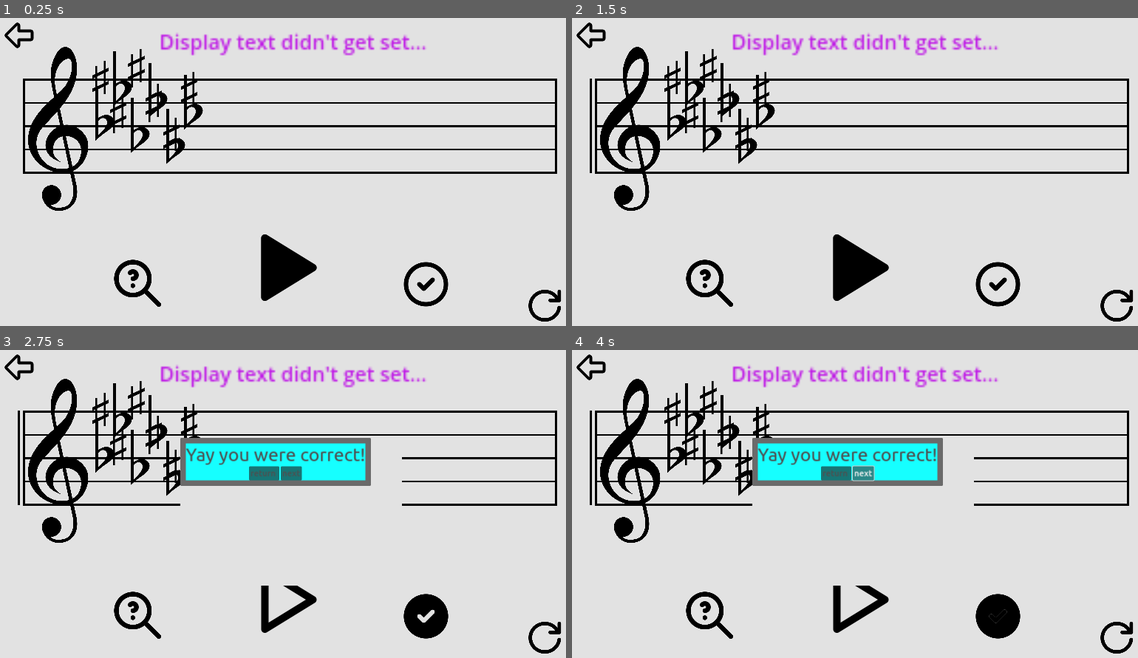
Above: before the commit, frames 1-4 (two rows, left to right).
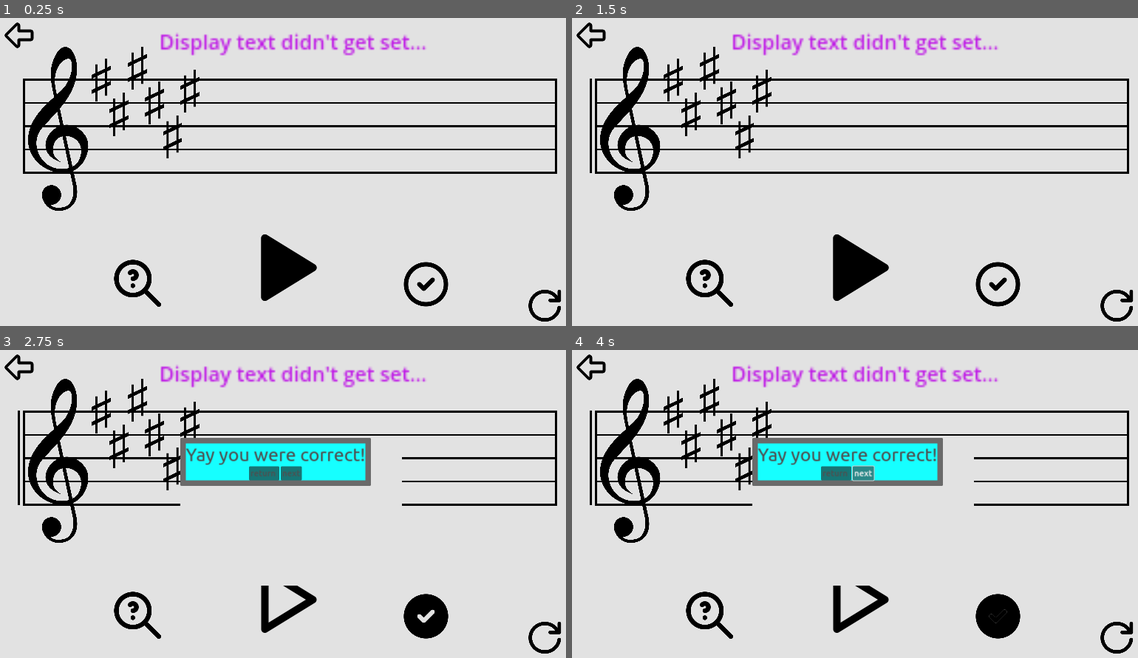
Above: after the commit, the same moments.

Repository: Sniggiho/COMP225-Reluna
Game: Godot game, scene res://Scenes/firstScene.tscn
Two runs of this game, one before a commit and one after it. Both use one fixed random seed, a clock stepped at 60 frames per second and the inputs below.
Inputs (mouse positions are in pixels of both pictures, inside the frame that each line leads up to):
- Up to frame 1 (0.25 s): no input
- Up to frame 2 (1.5 s): click (855, 267) at 0.5 s; click (855, 267) at 1.25 s
- Up to frame 3 (2.75 s): click (424, 614) at 2 s
- Up to frame 4 (4 s): click "next" at 2.75 s; click "next" at 3.5 s

The runs differ from the first frame. In frame 1, 1.3% of the frame differs, in the area x 16-36%, y 9-48%; in frame 2, 1.3%; in frame 3, 1.2%; in frame 4, 1.2%.
Error in both runs: Invalid assignment of index '0' (on base: 'Array') with value of type 'bool'. (res://Scenes/LevelManager/LevelManager.gd:79)

Commit message:
more accidental work

Diff:
--- a/Project/Scenes/MusicStaff/MusicStaff.tscn
+++ b/Project/Scenes/MusicStaff/MusicStaff.tscn
@@ -36,61 +36,67 @@
 path = NodePath("../Path2D")
 
 [node name="sharp1" type="Sprite2D" parent="."]
-position = Vector2(207, 1)
-scale = Vector2(0.35, 0.35)
+position = Vector2(209, 1)
+scale = Vector2(0.4, 0.4)
 texture = ExtResource("4_bp0ky")
 
 [node name="sharp2" type="Sprite2D" parent="."]
-position = Vector2(255, 94)
-scale = Vector2(0.35, 0.35)
+position = Vector2(257, 94)
+scale = Vector2(0.4, 0.4)
 texture = ExtResource("4_bp0ky")
 
 [node name="sharp3" type="Sprite2D" parent="."]
-position = Vector2(399, 155)
-scale = Vector2(0.35, 0.35)
+position = Vector2(307, -31)
+scale = Vector2(0.4, 0.4)
 texture = ExtResource("4_bp0ky")
 
 [node name="sharp4" type="Sprite2D" parent="."]
-position = Vector2(351, 63)
-scale = Vector2(0.35, 0.35)
+position = Vector2(353, 63)
+scale = Vector2(0.4, 0.4)
 texture = ExtResource("4_bp0ky")
 
 [node name="sharp5" type="Sprite2D" parent="."]
-position = Vector2(304, -31)
-scale = Vector2(0.35, 0.35)
+position = Vector2(402, 155)
+scale = Vector2(0.4, 0.4)
 texture = ExtResource("4_bp0ky")
 
 [node name="sharp6" type="Sprite2D" parent="."]
-position = Vector2(447, 31)
-scale = Vector2(0.35, 0.35)
+position = Vector2(449, 31)
+scale = Vector2(0.4, 0.4)
 texture = ExtResource("4_bp0ky")
 
 [node name="flat1" type="Sprite2D" parent="."]
+visible = false
 position = Vector2(208, 93)
 scale = Vector2(0.4, 0.4)
 texture = ExtResource("5_ruqht")
 
 [node name="flat2" type="Sprite2D" parent="."]
+visible = false
 position = Vector2(256, 0)
 scale = Vector2(0.4, 0.4)
 texture = ExtResource("5_ruqht")
 
 [node name="flat3" type="Sprite2D" parent="."]
+visible = false
 position = Vector2(304, 126)
 scale = Vector2(0.4, 0.4)
 texture = ExtResource("5_ruqht")
 
 [node name="flat4" type="Sprite2D" parent="."]
+visible = false
 position = Vector2(352, 31)
 scale = Vector2(0.4, 0.4)
 texture = ExtResource("5_ruqht")
 
 [node name="flat5" type="Sprite2D" parent="."]
+visible = false
 position = Vector2(400, 156)
 scale = Vector2(0.4, 0.4)
 texture = ExtResource("5_ruqht")
 
 [node name="flat6" type="Sprite2D" parent="."]
+visible = false
 position = Vector2(448, 63)
 scale = Vector2(0.4, 0.4)
 texture = ExtResource("5_ruqht")
